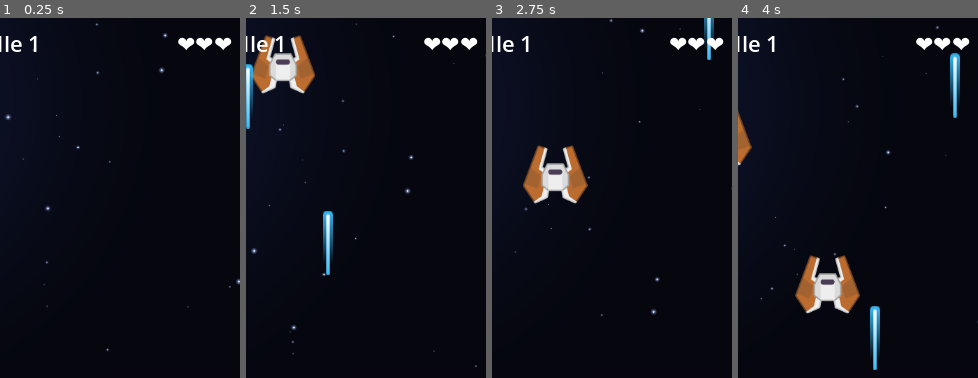
Above: before the commit, frames 1-4 (left to right).
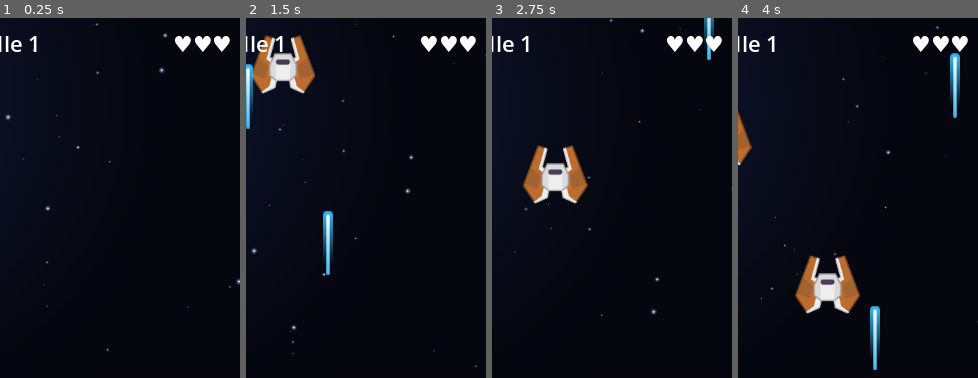
Above: after the commit, the same moments.

Repository: miro1678/SpaceWave
Game: Godot game, scene res://scenes/main.tscn
Same seed, same stepped clock (60 frames per second), same inputs: the game is played once before the commit and once after it.
Inputs:
- Up to frame 1 (0.25 s): no input
- Up to frame 2 (1.5 s): tap Enter (ui_accept) at 0.5, 0.77 s; hold Right (ui_right) 0.53-1.28 s; hold Down (ui_down) from 1.28 s (still down)
- Up to frame 3 (2.75 s): tap Enter (ui_accept) at 1.52 s; release Down (ui_down) at 2.03 s; hold Right (ui_right) from 2.03 s (still down)
- Up to frame 4 (4 s): release Right (ui_right) at 2.78 s; hold Up (ui_up) 2.78-3.53 s; tap Enter (ui_accept) at 3.02, 3.77 s; hold Left (ui_left) from 3.53 s (still down)
The pictures show only the part of the screen within x 50-100%, y 0-50%; the shares and areas given below are measured in that part.

The runs differ from the first frame. In frame 1, 0.4% of the frame differs, in the area x 72-97%, y 5-10%; in frame 2, 0.4%; in frame 3, 0.4%; in frame 4, 0.4%.

Commit message:
herzen fix

Diff:
--- a/scripts/haupt_spiel.gd
+++ b/scripts/haupt_spiel.gd
@@ -595,7 +595,7 @@
 
 func _ui_update():
 	punkte_label.text = "Punkte: %d" % punkte
-	leben_label.text  = "❤".repeat(leben)
+	leben_label.text  = "♥".repeat(leben)
 	welle_label.text  = "Welle %d" % welle
 
 func _explosion_bei(pos: Vector2, farbe: Color, typ: String = "gegner"):
